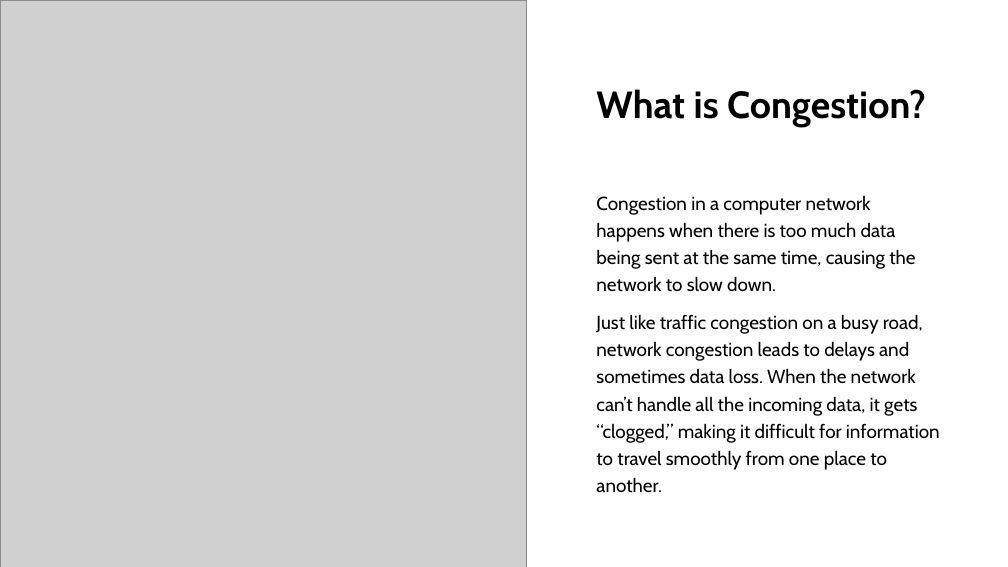
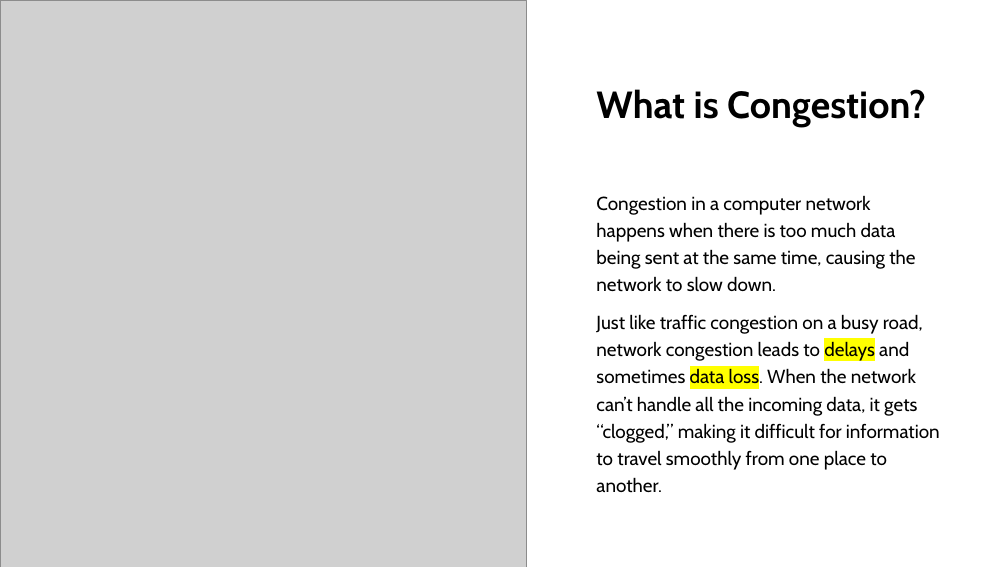
Before and after one commit to kelcho-spense/MASTERS-IN-COMPUTER-SCIENCE, a slide deck: slide 2 of Communication Network Technologies/Reasearch papers/Congestion Control in Network Technologies.pptx. Drawn at 1008x567 pixels with LibreOffice and Linux fonts; fonts in the diff are those of the drawing; grey boxes stand for pictures. Boxes give left, top, right and bottom in pixels: in the first picture for what was removed or moved away, otherwise in the second. Text is boxed around its words. In the diff, an @@ line names an element or a change of style, - is before the commit and + after.

```diff
--- a/Communication Network Technologies/Reasearch papers/Congestion Control in Network Technologies.pptx
+++ b/Communication Network Technologies/Reasearch papers/Congestion Control in Network Technologies.pptx
@@ text at bbox=[596, 314, 940, 493]: highlight none to #FFFF00 in "delays data loss." @@
```
Also in this commit, not shown: 1 other slide changed, 1 other file.
